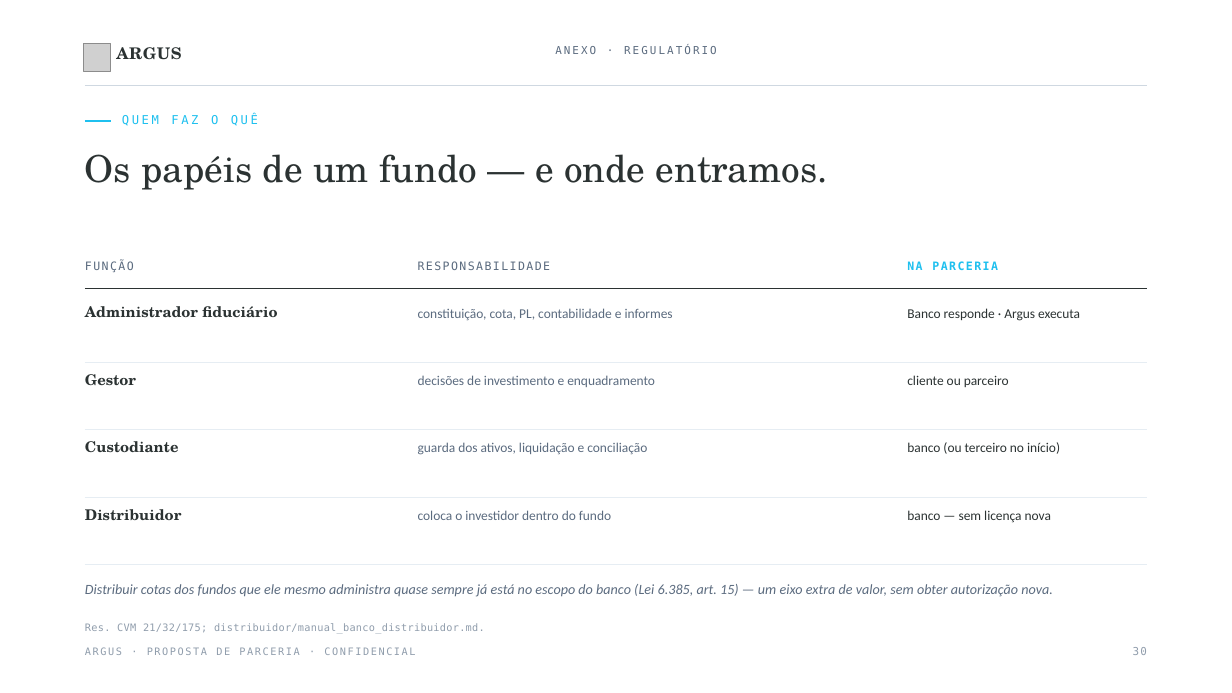
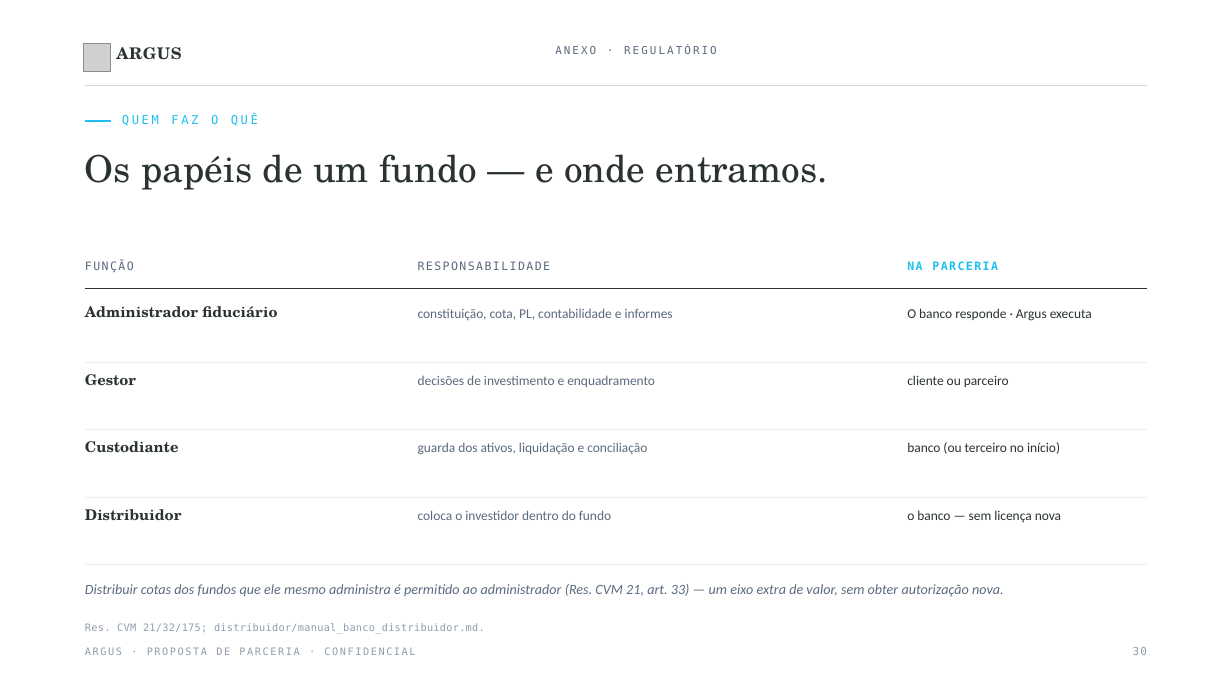
Before and after one commit to viniciuscbf/dtvm, a slide deck: slide 33 of apresentacao/Argus_Apresentacao.pptx. Drawn at 1232x693 pixels with LibreOffice and Linux fonts; fonts in the diff are those of the drawing; grey boxes stand for pictures. Boxes give left, top, right and bottom in pixels: in the first picture for what was removed or moved away, otherwise in the second. Text is boxed around its words. In the diff, an @@ line names an element or a change of style, - is before the commit and + after.

```diff
--- a/apresentacao/Argus_Apresentacao.pptx
+++ b/apresentacao/Argus_Apresentacao.pptx
@@ text at <box>907,308,1092,321</box>: text changed @@
-Banco responde · Argus executa
+O banco responde · Argus executa
@@ text at <box>907,510,1061,523</box>: text changed @@
-banco — sem licença nova
+o banco — sem licença nova
@@ text at <box>85,584,1004,597</box>: text changed @@
-Distribuir cotas dos fundos que ele mesmo administra quase sempre já está no escopo do banco (Lei 6.385, art. 15) — um eixo extra de valor, sem obter autorização nova.
+Distribuir cotas dos fundos que ele mesmo administra é permitido ao administrador (Res. CVM 21, art. 33) — um eixo extra de valor, sem obter autorização nova.
```
Also in this commit, not shown: 3 other slides changed, 40 other files.
